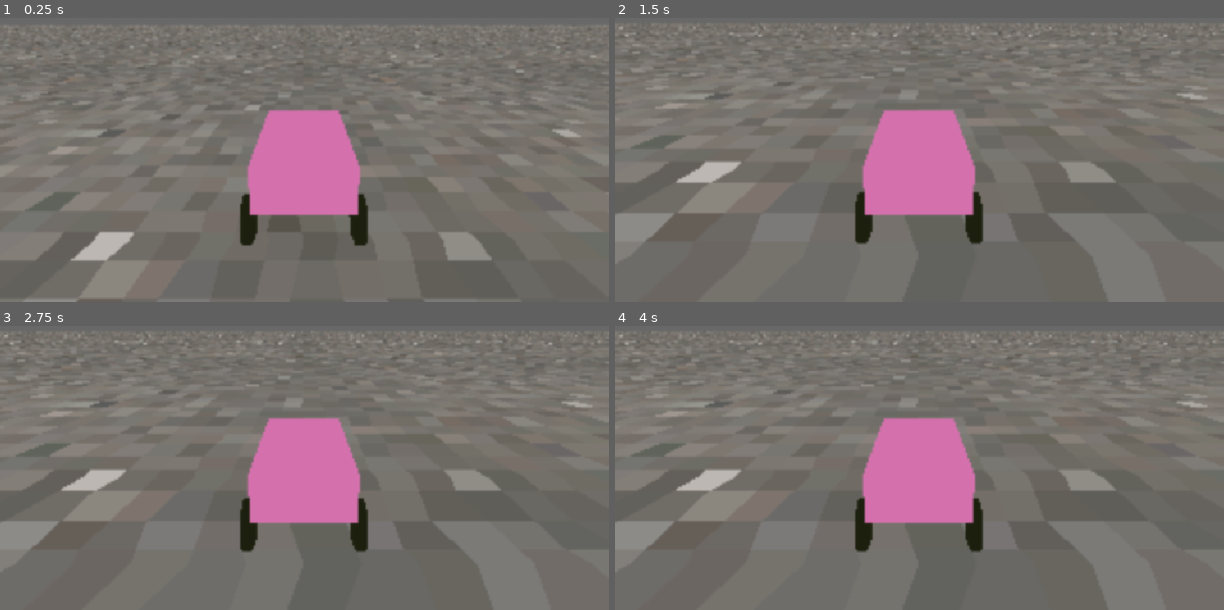
Above: before the commit, frames 1-4 (two rows, left to right).
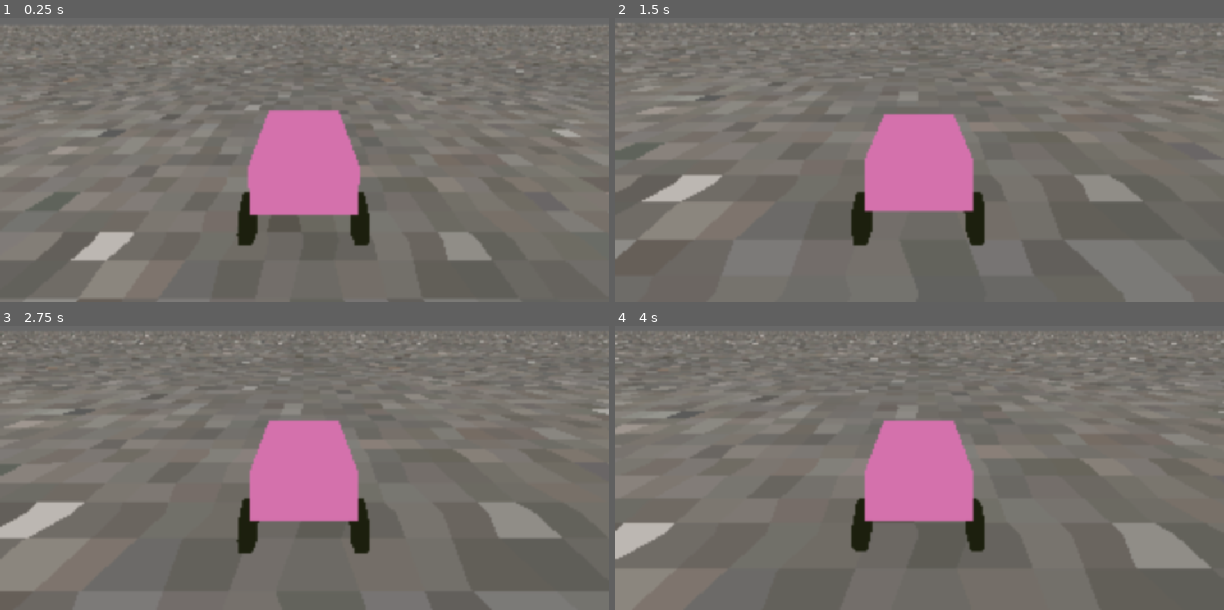
Above: after the commit, the same moments.

Repository: Walfalcon/NormalTaxi
Game: Godot game, scene res://shaders/PostProcessing.tscn
Two runs of this game, one before a commit and one after it. Both use one fixed random seed, a clock stepped at 60 frames per second and the inputs below.
Inputs:
- Up to frame 1 (0.25 s): no input
- Up to frame 2 (1.5 s): no input
- Up to frame 3 (2.75 s): no input
- Up to frame 4 (4 s): no input

The runs differ from the first frame. In frame 1, 0.1% of the frame differs, in the area x 38-61%, y 61-81%; in frame 2, 6.2%; in frame 3, 9.3%, in the area x 0-100%, y 2-94%; in frame 4, 8.8%.

Commit message:
friggin finally car works

Diff:
--- a/Game/GameObjects/car.gd
+++ b/Game/GameObjects/car.gd
@@ -6,11 +6,10 @@
 @export var brake_force: float = 1200.0
 @export var max_speed: float = 60.0 ## Positive number
 @export var max_reverse_speed: float = -50.0 ## Negative number
+@export var accel_curve: Curve
 @export_category("Steering")
 @export var max_steering_angle: float = 0.25
 @export var stopping_speed: float = 0.15 ## If idling at less than this speed, just stop moving
-@export var tire_grip: float = 0.9 ## How much the car slides left/right
-@export var roll_friction: float = 0.05 ## Drag force on the car when not accelerating/braking
 
 @export var tires: Array[Tire]
 
@@ -19,11 +18,13 @@
 
 func _physics_process(delta: float) -> void:
 	for tire in tires:
+		tire.force_raycast_update()
 		if tire.steering:
 			tire.steer(steering)
 		tire.suspension()
 		if tire.driven:
 			tire.drive(gas_brake)
+		tire.traction()
 	if linear_velocity.length() < stopping_speed:
 		apply_central_force(-linear_velocity * mass / delta)
 	#	## Steering
--- a/Game/Level/level.tscn
+++ b/Game/Level/level.tscn
@@ -1,7 +1,9 @@
-[gd_scene load_steps=6 format=3 uid="uid://bwwch08u1fki0"]
+[gd_scene load_steps=11 format=3 uid="uid://bwwch08u1fki0"]
 
 [ext_resource type="Material" uid="uid://dpcniuq4o6a3f" path="res://Level/Materials/asphalt.tres" id="1_o6mkr"]
 [ext_resource type="PackedScene" uid="uid://ctbwpsdaaii1i" path="res://Player/PlayerCustom.tscn" id="2_qmtf6"]
+[ext_resource type="Shader" uid="uid://dnep6whwrvihk" path="res://shaders/psx_unlit.gdshader" id="3_52x1o"]
+[ext_resource type="Texture2D" uid="uid://cx50tn3jmqk4v" path="res://Level/Materials/Textures/Cement Tile 32.png" id="4_iincs"]
 
 [sub_resource type="PhysicsMaterial" id="PhysicsMaterial_qmtf6"]
 
@@ -12,6 +14,25 @@
 size = Vector2(300, 300)
 subdivide_width = 150
 subdivide_depth = 150
+
+[sub_resource type="BoxShape3D" id="BoxShape3D_qmtf6"]
+size = Vector3(15, 15, 15)
+
+[sub_resource type="ShaderMaterial" id="ShaderMaterial_nk1il"]
+render_priority = 0
+shader = ExtResource("3_52x1o")
+shader_parameter/modulate_color = Color(1, 1, 1, 1)
+shader_parameter/albedoTex = ExtResource("4_iincs")
+shader_parameter/uv_scale = Vector2(6, 4)
+shader_parameter/uv_offset = Vector2(0, 0)
+shader_parameter/uv_pan_velocity = Vector2(0, 0)
+
+[sub_resource type="BoxMesh" id="BoxMesh_uawph"]
+material = SubResource("ShaderMaterial_nk1il")
+size = Vector3(15, 15, 15)
+subdivide_width = 4
+subdivide_height = 4
+subdivide_depth = 4
 
 [node name="Level" type="Node3D"]
 
@@ -26,3 +47,12 @@
 
 [node name="PlayerCustom" parent="." instance=ExtResource("2_qmtf6")]
 transform = Transform3D(1, 0, 0, 0, 1, 0, 0, 0, 1, 0, 2.47676, 0)
+
+[node name="Ramp" type="StaticBody3D" parent="."]
+transform = Transform3D(0.551937, 0.7185, 0.423229, 0, 0.507538, -0.861629, -0.833886, 0.475565, 0.280129, 41.114, -4.78506, 34.177)
+
+[node name="CollisionShape3D" type="CollisionShape3D" parent="Ramp"]
+shape = SubResource("BoxShape3D_qmtf6")
+
+[node name="MeshInstance3D" type="MeshInstance3D" parent="Ramp"]
+mesh = SubResource("BoxMesh_uawph")
--- a/Game/Player/PlayerCustom.tscn
+++ b/Game/Player/PlayerCustom.tscn
@@ -1,10 +1,14 @@
-[gd_scene load_steps=10 format=3 uid="uid://ctbwpsdaaii1i"]
+[gd_scene load_steps=11 format=3 uid="uid://ctbwpsdaaii1i"]
 
 [ext_resource type="Script" uid="uid://dbb2qrtkyf7xp" path="res://Player/player_custom.gd" id="1_7i5uh"]
 [ext_resource type="Shader" uid="uid://dnep6whwrvihk" path="res://shaders/psx_unlit.gdshader" id="2_utgh1"]
 [ext_resource type="Script" uid="uid://dc6udx47lfiq0" path="res://Player/tire.gd" id="3_rg7h5"]
 [ext_resource type="Material" uid="uid://bcs6swq7army4" path="res://shaders/Materials/psx_unlit_mat.tres" id="4_utgh1"]
 [ext_resource type="Script" uid="uid://de6afhegvlrr8" path="res://Player/camera_pivot.gd" id="5_rg7h5"]
+
+[sub_resource type="Curve" id="Curve_rg7h5"]
+_data = [Vector2(0, 0.460674), 0.0, 0.0, 0, 0, Vector2(0.362319, 0.889865), 0.0, 0.0, 0, 0, Vector2(0.630435, 0.777691), 0.0, 0.0, 0, 0, Vector2(0.991037, 0.272677), 0.0, 0.0, 0, 0, Vector2(1, 0), 0.0, 0.0, 0, 0]
+point_count = 5
 
 [sub_resource type="BoxShape3D" id="BoxShape3D_53tn2"]
 size = Vector3(1.2, 0.6, 2)
@@ -29,13 +33,18 @@
 radial_segments = 7
 
 [node name="PlayerCustom" type="RigidBody3D" node_paths=PackedStringArray("tires")]
-mass = 50.0
+mass = 25.0
 center_of_mass_mode = 1
+center_of_mass = Vector3(0, -0.5, -1)
+linear_damp_mode = 1
+angular_damp_mode = 1
 script = ExtResource("1_7i5uh")
-gas_force = 500.0
-brake_force = 700.0
-max_speed = 24.0
+gas_force = 250.0
+brake_force = 350.0
+max_speed = 40.0
 max_reverse_speed = -15.0
+accel_curve = SubResource("Curve_rg7h5")
+max_steering_angle = 0.35
 tires = [NodePath("TireFrontLeft"), NodePath("TireFrontRight"), NodePath("TireBackLeft"), NodePath("TireBackRight")]
 
 [node name="CollisionShape3D" type="CollisionShape3D" parent="."]
@@ -48,12 +57,15 @@
 
 [node name="TireFrontLeft" type="RayCast3D" parent="." node_paths=PackedStringArray("tire_model")]
 unique_name_in_owner = true
-transform = Transform3D(1, 0, 0, 0, 1, 0, 0, 0, 1, -0.677499, 0.05, -0.7)
+transform = Transform3D(1, 0, 0, 0, 1, 0, 0, 0, 1, -0.677, 0.05, -0.75)
+enabled = false
 target_position = Vector3(0, -0.4, 0)
 script = ExtResource("3_rg7h5")
-target_offset = 0.5
-spring_strength = 4000.0
-damping = 130.0
+target_offset = 0.45
+spring_strength = 2800.0
+damping = 90.0
+ray_overextend = 0.25
+tire_grip = 1.2
 steering = true
 driven = false
 tire_model = NodePath("TireMesh")
@@ -64,12 +76,15 @@
 
 [node name="TireFrontRight" type="RayCast3D" parent="." node_paths=PackedStringArray("tire_model")]
 unique_name_in_owner = true
-transform = Transform3D(1, 0, 0, 0, 1, 0, 0, 0, 1, 0.677, 0.05, -0.7)
+transform = Transform3D(1, 0, 0, 0, 1, 0, 0, 0, 1, 0.677, 0.05, -0.75)
+enabled = false
 target_position = Vector3(0, -0.4, 0)
 script = ExtResource("3_rg7h5")
-target_offset = 0.5
-spring_strength = 4000.0
-damping = 130.0
+target_offset = 0.45
+spring_strength = 2800.0
+damping = 90.0
+ray_overextend = 0.25
+tire_grip = 1.2
 steering = true
 driven = false
 tire_model = NodePath("TireMesh")
@@ -80,12 +95,15 @@
 
 [node name="TireBackLeft" type="RayCast3D" parent="." node_paths=PackedStringArray("tire_model")]
 unique_name_in_owner = true
-transform = Transform3D(1, 0, 0, 0, 1, 0, 0, 0, 1, -0.677, 0.05, 0.7)
+transform = Transform3D(1, 0, 0, 0, 1, 0, 0, 0, 1, -0.677, 0.05, 0.75)
+enabled = false
 target_position = Vector3(0, -0.4, 0)
 script = ExtResource("3_rg7h5")
-target_offset = 0.5
-spring_strength = 4000.0
-damping = 130.0
+target_offset = 0.45
+spring_strength = 2800.0
+damping = 90.0
+ray_overextend = 0.25
+tire_grip = 1.2
 tire_model = NodePath("TireMesh")
 
 [node name="TireMesh" type="MeshInstance3D" parent="TireBackLeft"]
@@ -94,12 +112,15 @@
 
 [node name="TireBackRight" type="RayCast3D" parent="." node_paths=PackedStringArray("tire_model")]
 unique_name_in_owner = true
-transform = Transform3D(1, 0, 0, 0, 1, 0, 0, 0, 1, 0.677, 0.05, 0.7)
+transform = Transform3D(1, 0, 0, 0, 1, 0, 0, 0, 1, 0.677, 0.05, 0.75)
+enabled = false
 target_position = Vector3(0, -0.4, 0)
 script = ExtResource("3_rg7h5")
-target_offset = 0.5
-spring_strength = 4000.0
-damping = 130.0
+target_offset = 0.45
+spring_strength = 2800.0
+damping = 90.0
+ray_overextend = 0.25
+tire_grip = 1.2
 tire_model = NodePath("TireMesh")
 
 [node name="TireMesh" type="MeshInstance3D" parent="TireBackRight"]
--- a/Game/Player/tire.gd
+++ b/Game/Player/tire.gd
@@ -7,7 +7,7 @@
 @export var damping: float = 10.0
 @export var ray_overextend: float = 0.1
 @export_category("Wheel Settings")
-@export var tire_grip: float = 0.5
+@export var tire_grip: float = 1.0
 @export var roll_friction: float = 15.0 ## Slows the car when not braking
 @export var steering: bool = false
 @export var driven: bool = true
@@ -18,6 +18,7 @@
 @export var debug: bool = false
 
 @onready var body: Car = get_parent()
+@onready var tire_mass: float = body.mass / body.tires.size()
 
 var gas: float = 0.0
 var brake: float = 0.0
@@ -27,7 +28,16 @@
 	target_position.y = -(target_offset + tire_radius + ray_overextend)
 	tire_model.position.y = -target_offset
 
-## Apply suspension and prevent slipping
+## Prevent tire slipping
+func traction() -> void:
+	if is_colliding():
+		var tire_velocity: Vector3 = body.get_point_velocity(tire_model.global_position) ##How fast the wheel is moving forwards
+		var side_velocity: float = global_basis.tdotx(tire_velocity)
+		var side_force: Vector3 = -global_basis.x * side_velocity * tire_grip * tire_mass * ProjectSettings.get_setting("physics/3d/default_gravity")
+		body.apply_force(side_force, tire_model.global_position - body.global_position)
+
+
+## Apply suspension
 func suspension() -> void:
 	if is_colliding():
 		var wheel_point: Vector3 = get_collision_point()
@@ -41,15 +51,17 @@
 	else:
 		tire_model.position.y = -target_offset
 
+## Rotate tires, if steering is true
 func steer(angle: float) -> void:
 	rotation.y = angle
 
+## Apply gas/brake, if drive is true
 func drive(gas_brake: float) -> void:
 	if is_colliding():
 		var wheel_point: Vector3 = tire_model.global_position
 		var projected_forward: Vector3 = (-global_basis.z).slide(get_collision_normal()).normalized()
 		var drive_speed: float = projected_forward.dot(body.linear_velocity) ##How fast the wheel is moving forwards
-		tire_model.rotate_x(-drive_speed * get_process_delta_time() * 2 * PI * tire_radius)
+		tire_model.rotate_x(-drive_speed * get_process_delta_time() / tire_radius)
 
 		## Gas/Brake
 		if gas_brake > 0.0:
@@ -57,16 +69,14 @@
 				body.apply_force(projected_forward * gas_brake * body.brake_force, wheel_point - body.global_position)
 			else:
 				var normalized_speed: float = drive_speed / body.max_speed
-				if normalized_speed < 1.0:
-					var torque: float = (sin(normalized_speed * PI) / 2.0) + 0.5
-					body.apply_force(projected_forward * torque * gas_brake * body.gas_force, wheel_point - body.global_position)
+				var torque: float = body.accel_curve.sample_baked(normalized_speed)
+				body.apply_force(projected_forward * torque * gas_brake * body.gas_force, wheel_point - body.global_position)
 		elif gas_brake < 0.0:
 			if drive_speed > 0.0:
 				body.apply_force(projected_forward * gas_brake * body.brake_force, wheel_point - body.global_position)
 			else:
 				var normalized_reverse_speed: float = drive_speed / body.max_reverse_speed
-				if normalized_reverse_speed < 1.0:
-					var torque: float = (sin(normalized_reverse_speed * PI) / 2.0) + 0.5
-					body.apply_force(projected_forward * torque * gas_brake * body.gas_force, wheel_point - body.global_position)
+				var torque: float = body.accel_curve.sample_baked(normalized_reverse_speed)
+				body.apply_force(projected_forward * torque * gas_brake * body.gas_force, wheel_point - body.global_position)
 		else:
 			body.apply_force(-projected_forward * drive_speed * roll_friction)
--- a/Game/project.godot
+++ b/Game/project.godot
@@ -22,7 +22,7 @@
 
 [editor]
 
-movie_writer/movie_file="C:/Users/hyper/Documents/GitHub/Ridesharing/Movies/recording.avi"
+movie_writer/movie_file="Z:/My Documents/GitHub/Ridesharing/Movies/recording.avi"
 
 [editor_plugins]
 
@@ -73,11 +73,6 @@
 disable_install_wizard=true
 copy_path="res://"
 
-[physics]
-
-3d/default_linear_damp=0.0
-3d/default_angular_damp=0.0
-
 [rendering]
 
 renderer/rendering_method="gl_compatibility"
Not shown, changed: Movies/recording.avi
